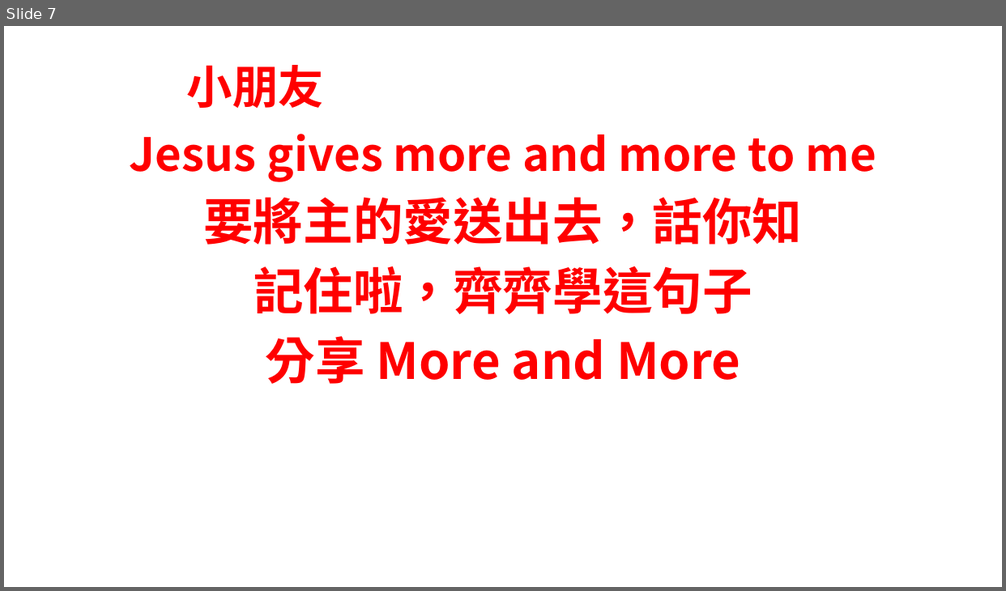
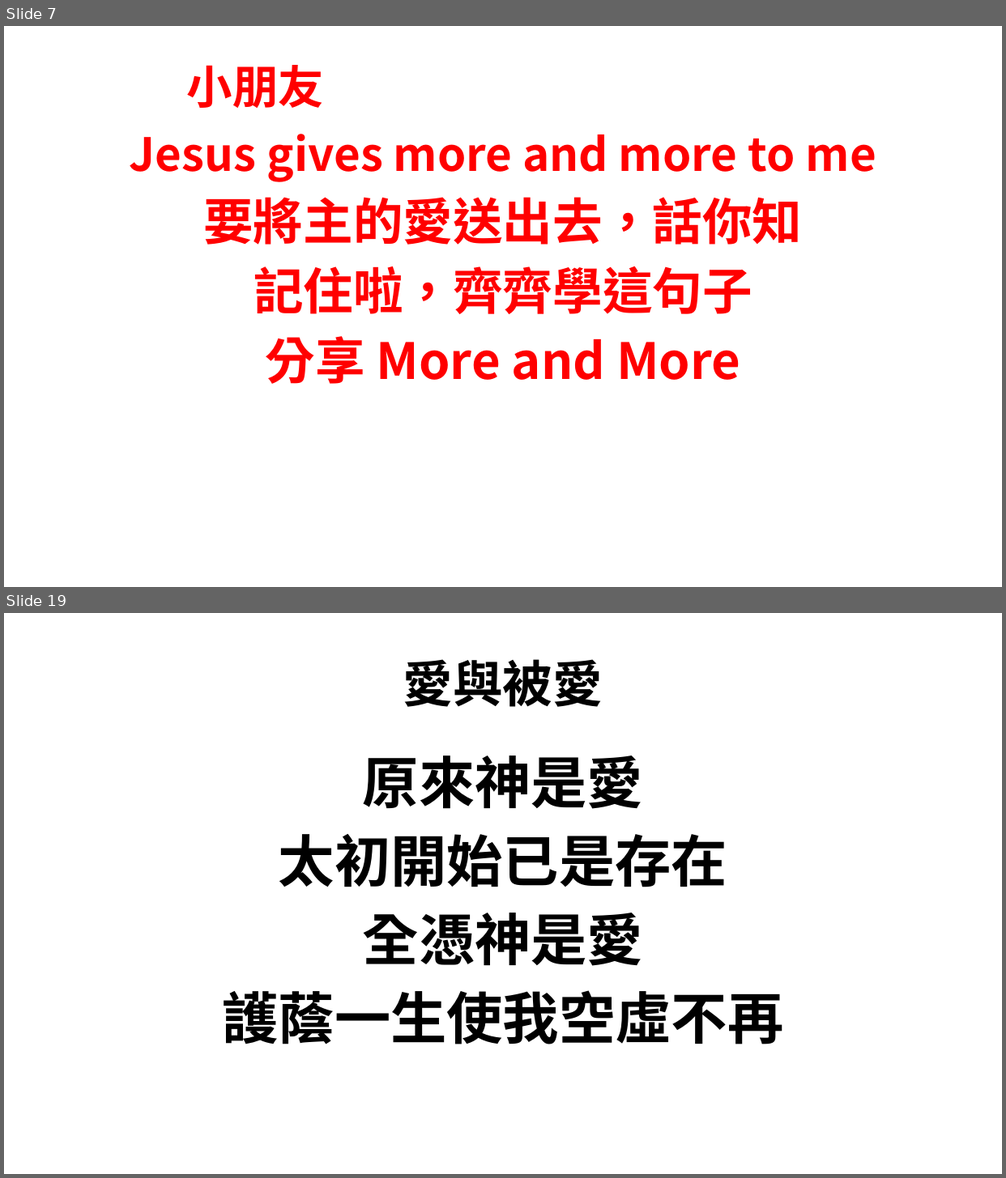
Before and after one commit to batisuoc/bible-school, a slide deck: 2020/11月.pptx. Shown one above the other, each under a label of ours: slide 7 before the commit, slides 7 and 19 after it; the slides between them are not shown. The pictures are 1006x591 and 1006x1178 pixels, drawn with LibreOffice and Linux fonts; fonts in the diff are those of the drawing; background and template pictures are left out. Boxes give left, top, right and bottom in pixels: in the first picture for what was removed or moved away, otherwise in the second. Text is boxed around its words. In the diff, an @@ line names an element or a change of style, - is before the commit and + after.

```diff
--- a/2020/11月.pptx
+++ b/2020/11月.pptx
@@ slide 19 added at bbox=[4, 613, 1002, 1174], background picture (left out) @@
@@ title added at bbox=[403, 659, 603, 707], 48 pt, text #000000, bold @@
+愛與被愛
@@ text added at bbox=[222, 756, 783, 1045], 54 pt, text #000000, bold @@
+原來神是愛
+太初開始已是存在
+全憑神是愛
+護蔭一生使我空虛不再
```
Also in this commit, not shown: 18 other slides added, 1 other file.
